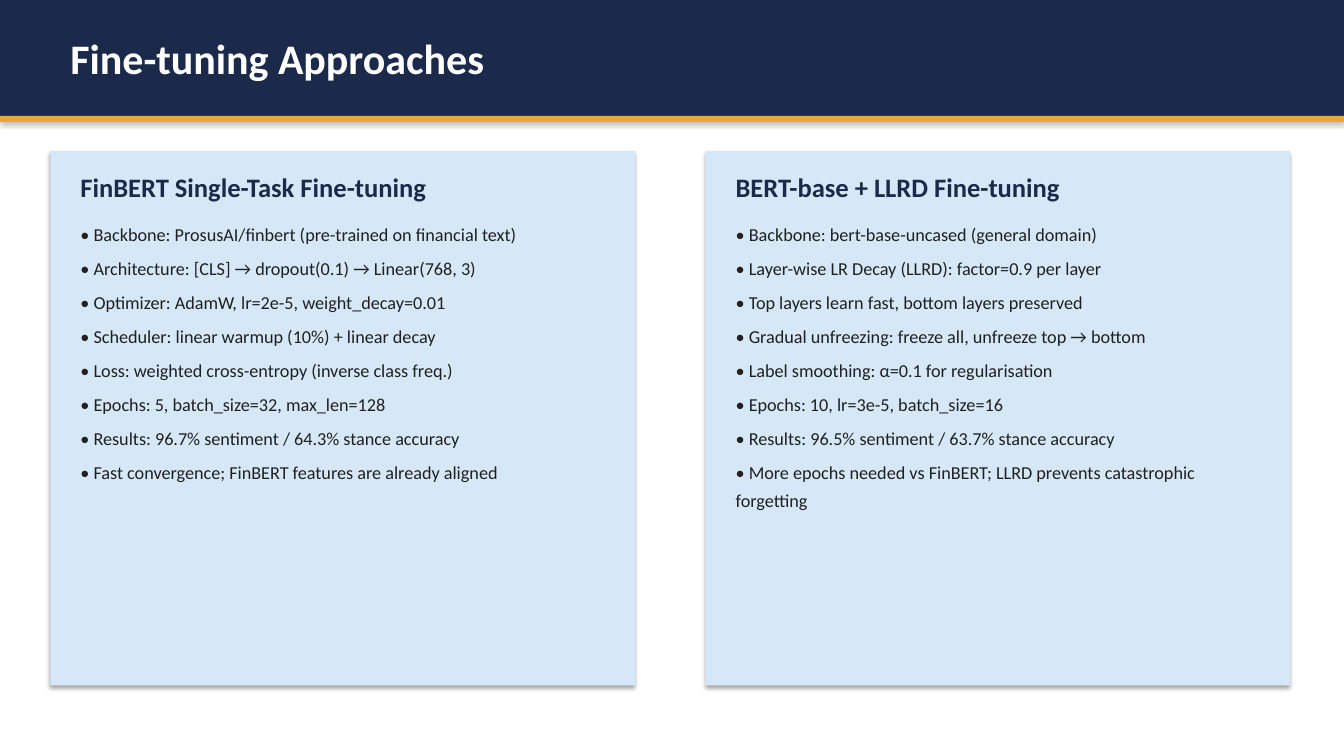
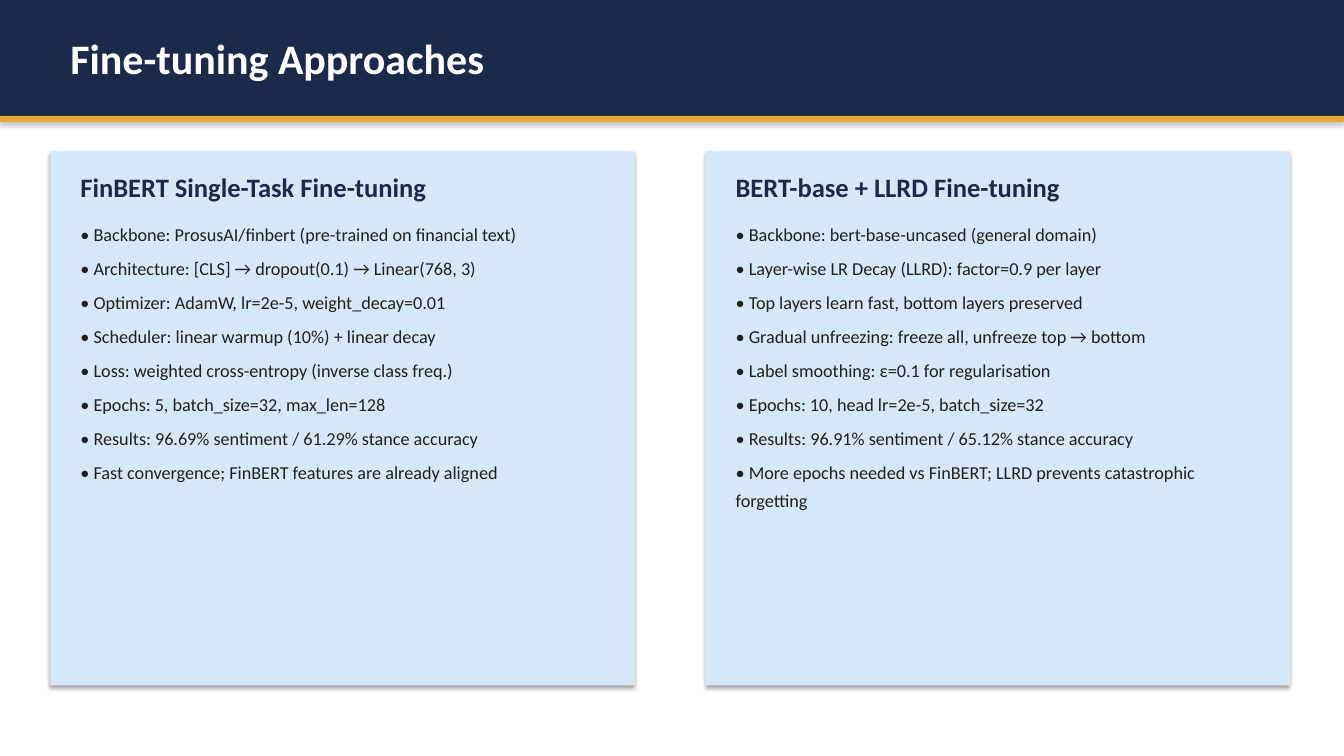
Before and after one commit to LouisNguyen1409/financial-nlp-stance-sentiment, a slide deck: slide 9 of presentation/COMP6713_Financial_NLP.pptx. Drawn at 1344x756 pixels with LibreOffice and Linux fonts; fonts in the diff are those of the drawing. Boxes give left, top, right and bottom in pixels: in the first picture for what was removed or moved away, otherwise in the second. Text is boxed around its words. In the diff, an @@ line names an element or a change of style, - is before the commit and + after.

```diff
--- a/presentation/COMP6713_Financial_NLP.pptx
+++ b/presentation/COMP6713_Financial_NLP.pptx
@@ text at <box>749,364,1133,448</box>: text changed @@
-• Label smoothing: α=0.1 for regularisation
-• Epochs: 10, lr=3e-5, batch_size=16
-• Results: 96.5% sentiment / 63.7% stance accuracy
+• Label smoothing: ε=0.1 for regularisation
+• Epochs: 10, head lr=2e-5, batch_size=32
+• Results: 96.91% sentiment / 65.12% stance accuracy
@@ text at <box>94,432,478,448</box>: text changed @@
-• Results: 96.7% sentiment / 64.3% stance accuracy
+• Results: 96.69% sentiment / 61.29% stance accuracy
```
Also in this commit, not shown: 7 other slides changed, 29 other files.
